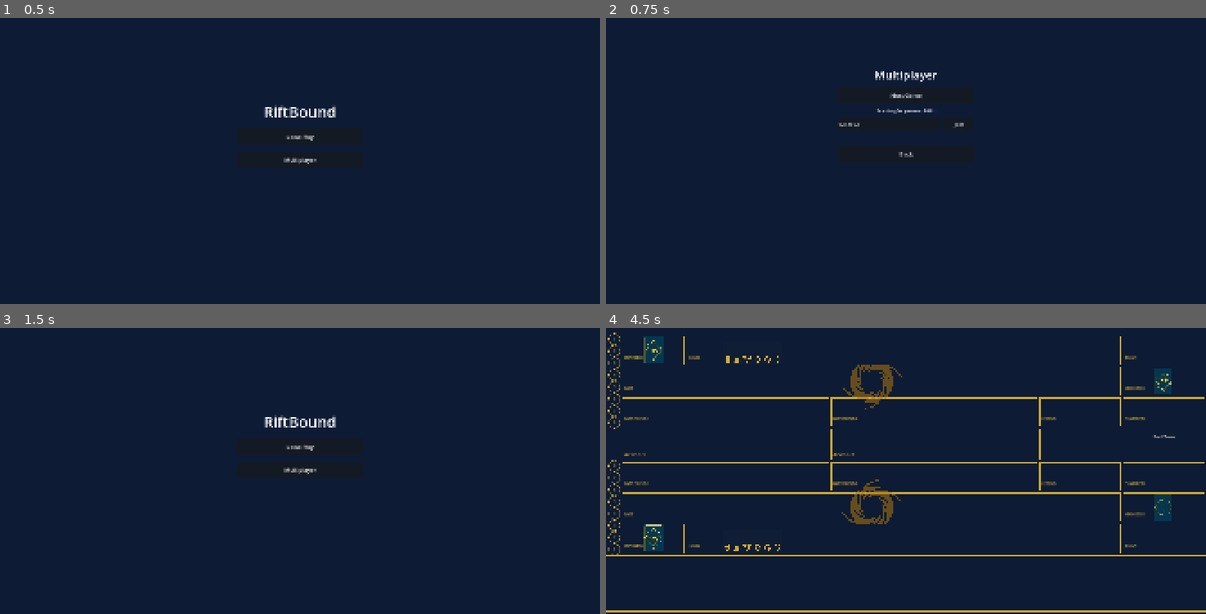
Above: before the commit, frames 1-4 (two rows, left to right).
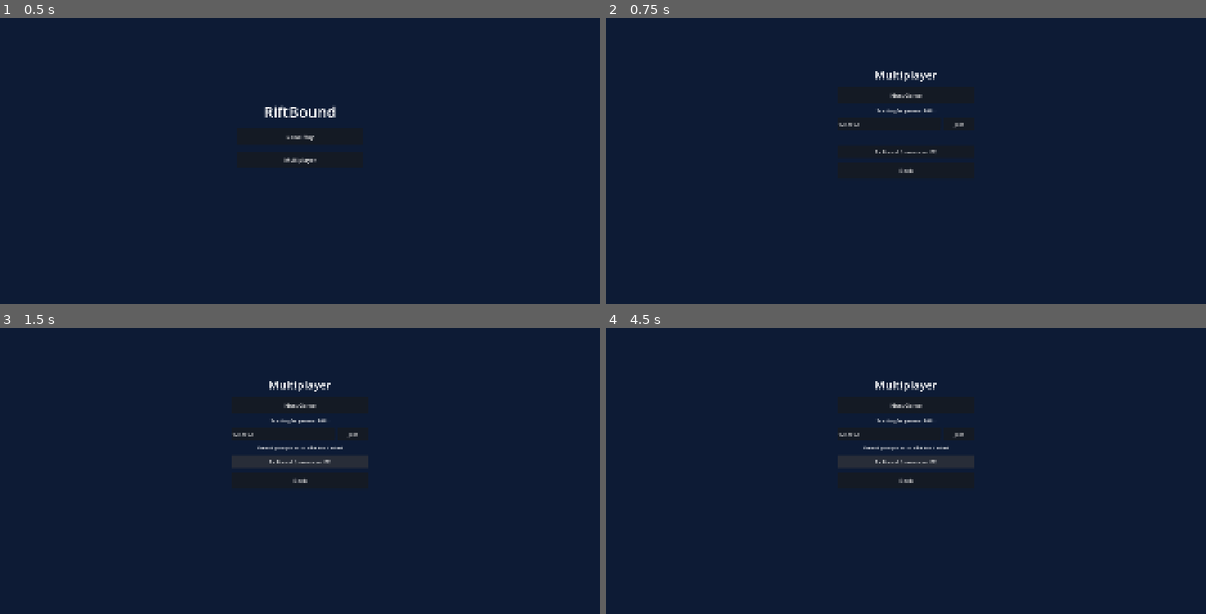
Above: after the commit, the same moments.

Repository: hashirmohammad/RiftBound
Game: Godot game, scene res://Scenes/MainMenu.tscn
The game is run twice, just before and just after one commit, with the same random seed, the same clock (stepped at 60 frames per second) and the same inputs.
Inputs (mouse positions are in pixels of both pictures, inside the frame that each line leads up to):
- Up to frame 1 (0.5 s): no input
- Up to frame 2 (0.75 s): click "Multiplayer" at 0.5 s
- Up to frame 3 (1.5 s): click (300, 462) at 1.25 s, where only the run after the commit has a clickable "Fix Firewall (run once per PC)"
- Up to frame 4 (4.5 s): click (906, 448) at 2 s, where only the run before the commit has a clickable "Local Play"; click (1164, 436) at 2.75 s, where only the run before the commit has a clickable "End Turn"; click (1164, 436) at 3.5 s, where only the run before the commit has a clickable "End Turn"; click (906, 462) at 4.25 s, where only the run after the commit has a clickable "Fix Firewall (run once per PC)"

Frame 1 is identical in both runs. In frame 2, 0.1% of the frame differs, in the area x 44-56%, y 46-55%; in frame 3, 1.4%; in frame 4, 8.3%, in the area x 0-100%, y 1-100%.

Commit message:
firewall change

Diff:
--- a/Scenes/Lobby.tscn
+++ b/Scenes/Lobby.tscn
@@ -77,6 +77,12 @@
 horizontal_alignment = 1
 theme_override_font_sizes/font_size = 14
 
+[node name="FirewallButton" type="Button" parent="VBox"]
+layout_mode = 2
+custom_minimum_size = Vector2(440, 40)
+text = "Fix Firewall (run once per PC)"
+theme_override_font_sizes/font_size = 14
+
 [node name="BackButton" type="Button" parent="VBox"]
 layout_mode = 2
 custom_minimum_size = Vector2(440, 54)
--- a/Scripts/FrontEnd/Lobby.gd
+++ b/Scripts/FrontEnd/Lobby.gd
@@ -1,12 +1,13 @@
 extends Control
 
-@onready var host_button    = $VBox/HostButton
-@onready var host_list      = $VBox/HostList
-@onready var no_hosts_label = $VBox/HostList/NoHostsLabel
-@onready var ip_input       = $VBox/JoinRow/IPInput
-@onready var join_button    = $VBox/JoinRow/JoinButton
-@onready var status_label   = $VBox/StatusLabel
-@onready var back_button    = $VBox/BackButton
+@onready var host_button     = $VBox/HostButton
+@onready var host_list       = $VBox/HostList
+@onready var no_hosts_label  = $VBox/HostList/NoHostsLabel
+@onready var ip_input        = $VBox/JoinRow/IPInput
+@onready var join_button     = $VBox/JoinRow/JoinButton
+@onready var status_label    = $VBox/StatusLabel
+@onready var firewall_button = $VBox/FirewallButton
+@onready var back_button     = $VBox/BackButton
 
 var _discovered: Array[String] = []
 var _connect_timer: SceneTreeTimer = null
@@ -15,6 +16,7 @@
 	NetworkManager.setup_firewall_rules()
 	host_button.pressed.connect(_on_host_pressed)
 	join_button.pressed.connect(_on_join_pressed)
+	firewall_button.pressed.connect(_on_firewall_pressed)
 	back_button.pressed.connect(_on_back_pressed)
 	NetworkManager.game_ready.connect(_on_game_ready)
 	NetworkManager.connection_failed.connect(_on_connection_failed)
@@ -76,6 +78,10 @@
 	join_button.disabled = false
 	NetworkManager.start_listening()
 
+func _on_firewall_pressed() -> void:
+	NetworkManager.setup_firewall_rules(true)
+	status_label.text = "Firewall prompt sent — click Yes if asked."
+
 func _on_back_pressed() -> void:
 	NetworkManager._close_peer()
 	get_tree().change_scene_to_file("res://Scenes/MainMenu.tscn")
--- a/Scripts/FrontEnd/NetworkManager.gd
+++ b/Scripts/FrontEnd/NetworkManager.gd
@@ -20,11 +20,11 @@
 
 # ─── Firewall setup (Windows only, runs once) ────────────────────────────────
 
-func setup_firewall_rules() -> void:
+func setup_firewall_rules(force: bool = false) -> void:
 	if OS.get_name() != "Windows":
 		return
 	var flag := "user://fw_done"
-	if FileAccess.file_exists(flag):
+	if not force and FileAccess.file_exists(flag):
 		return
 
 	var script_local := "user://riftbound_fw.ps1"
